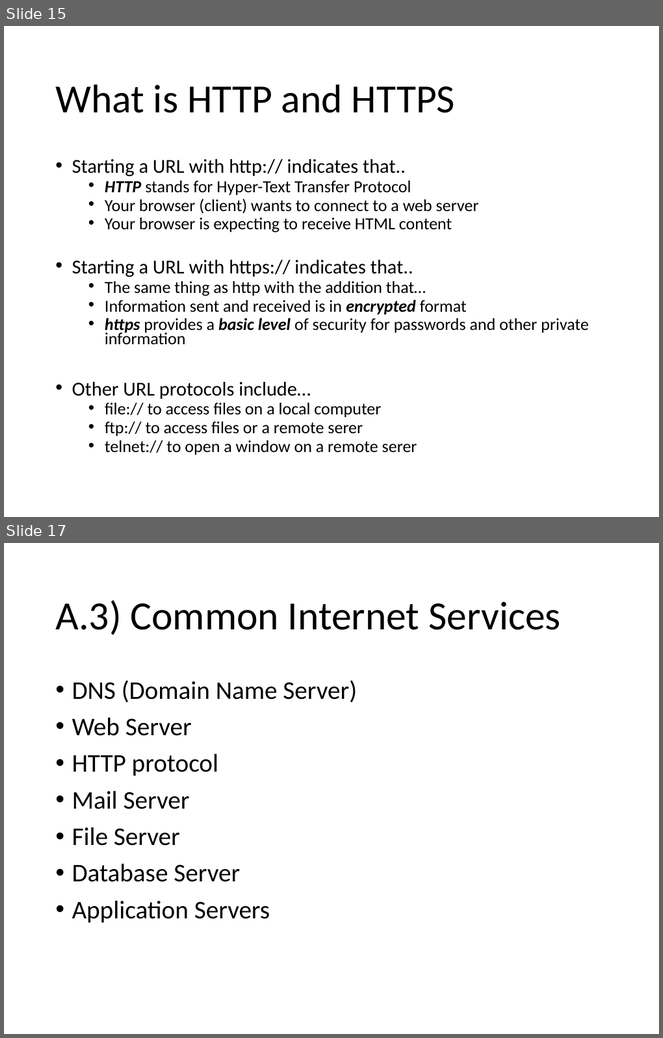
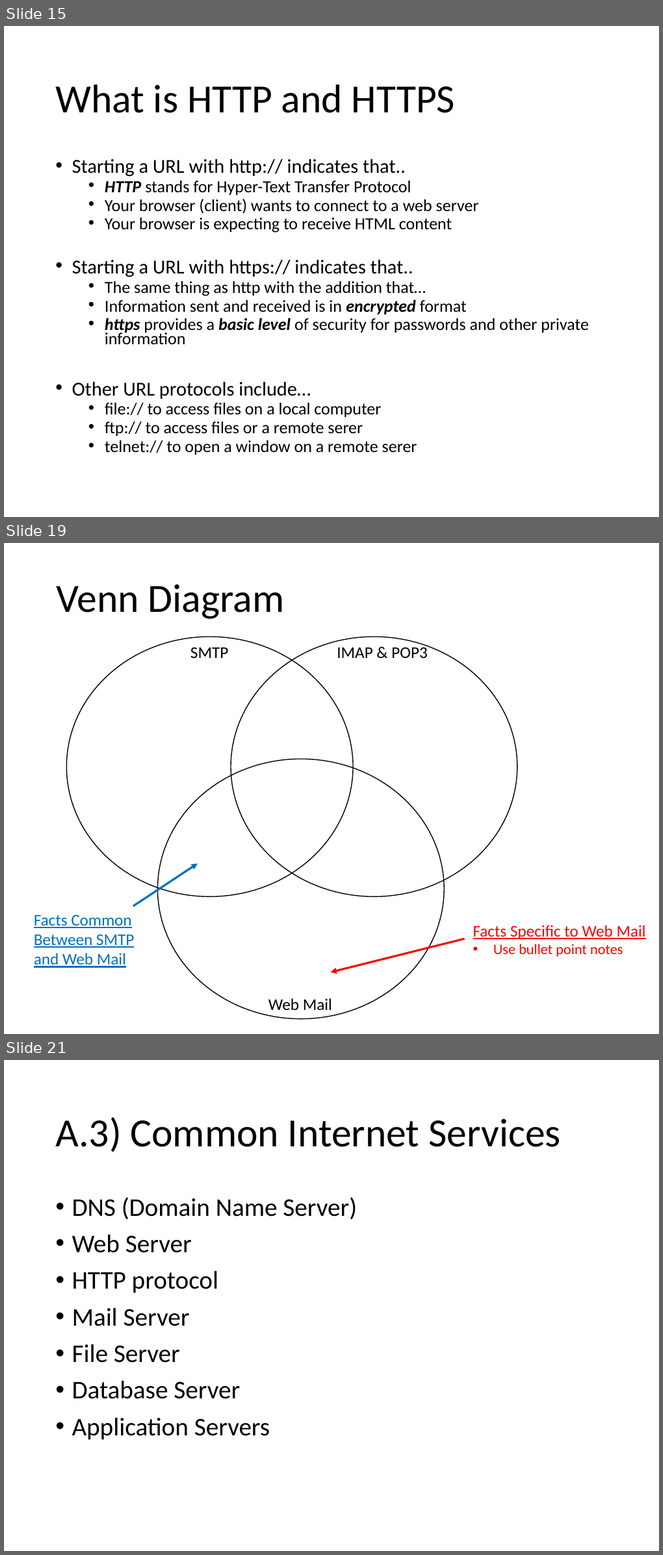
Before and after one commit to Greg5519/ICS2O0, a slide deck: Topic A Understanding Computers/A.8 Lesson - World Wide Web.pptx. Shown one above the other, each under a label of ours: slides 15 and 17 before the commit, slides 15, 19 and 21 after it; the slides between them are not shown. The pictures are 663x1038 and 663x1555 pixels, drawn with LibreOffice and Linux fonts; fonts in the diff are those of the drawing. Boxes give left, top, right and bottom in pixels: in the first picture for what was removed or moved away, otherwise in the second. Text is boxed around its words. In the diff, an @@ line names an element or a change of style, - is before the commit and + after.

```diff
--- a/Topic A Understanding Computers/A.8 Lesson - World Wide Web.pptx
+++ b/Topic A Understanding Computers/A.8 Lesson - World Wide Web.pptx
@@ slide 19 added at [4, 543, 659, 1034], background #FFFFFF @@
@@ title added at [57, 584, 284, 619], 44 pt, text #000000 @@
+Venn Diagram
@@ ellipse added at [67, 637, 353, 897], outline #000000 1 pt @@
@@ ellipse added at [231, 637, 517, 897], outline #000000 1 pt @@
@@ text added at [191, 647, 228, 658], 18 pt, text #000000 @@
+SMTP
@@ text added at [337, 644, 427, 658], 18 pt, text #000000 @@
+IMAP & POP3
@@ ellipse added at [158, 759, 444, 1019], outline #000000 1 pt @@
@@ arrow added from (133, 906) to (198, 864), #0070C0 2.25 pt @@
@@ text added at [34, 915, 134, 968], 18 pt, text #0070C0, underline @@
+Facts Common
+Between SMTP
+and Web Mail
@@ text added at [473, 925, 646, 957], 18 pt, text #FF0000, underline @@
+Facts Specific to Web Mail
+• Use bullet point notes
@@ arrow added from (465, 939) to (330, 973), #FF0000 2.25 pt @@
@@ text added at [269, 999, 332, 1010], 18 pt, text #000000 @@
+Web Mail
@@ what was slide 17 is now slide 21 @@
```
Also in this commit, not shown: 1 slide changed, 3 other slides added, 2 other files.
